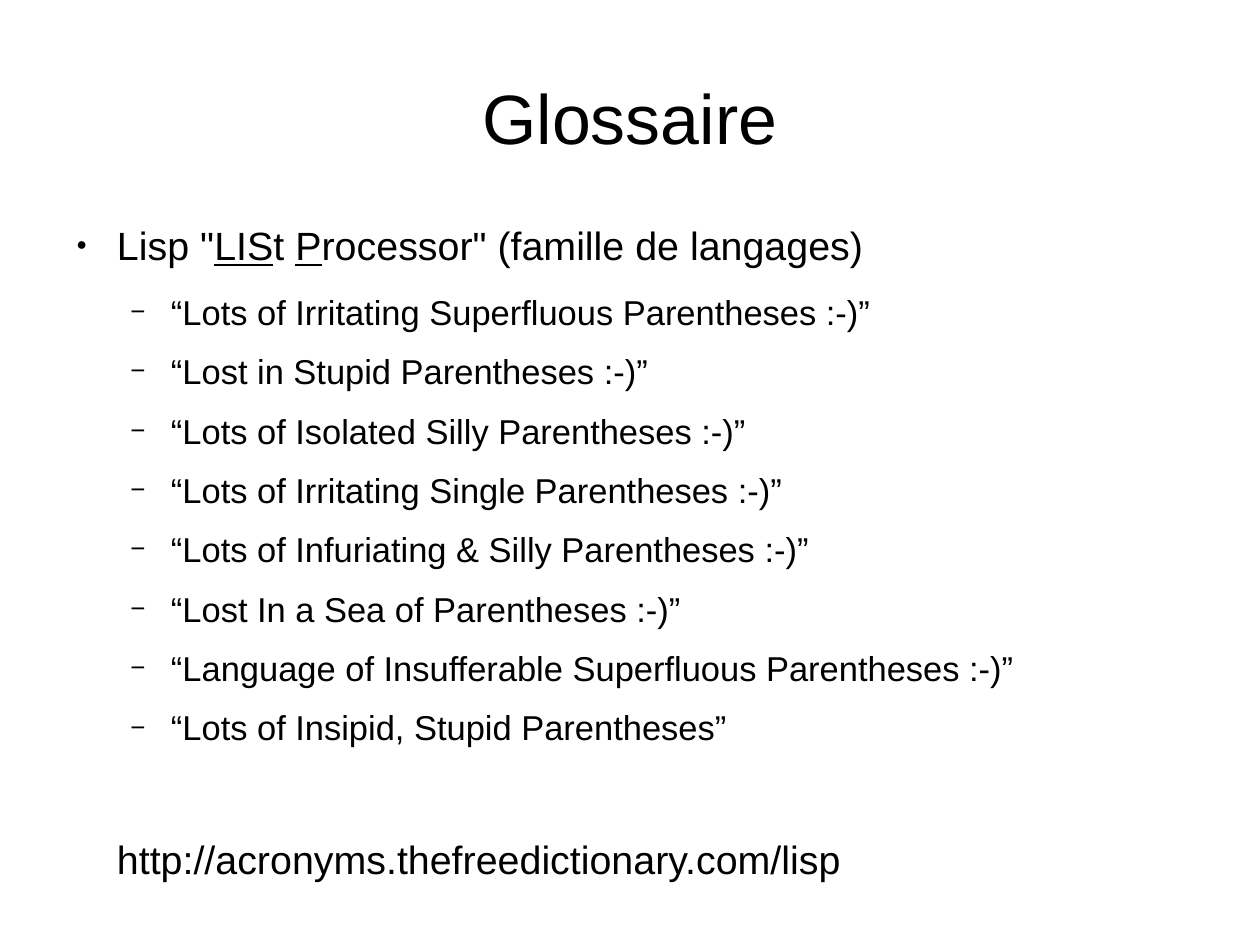
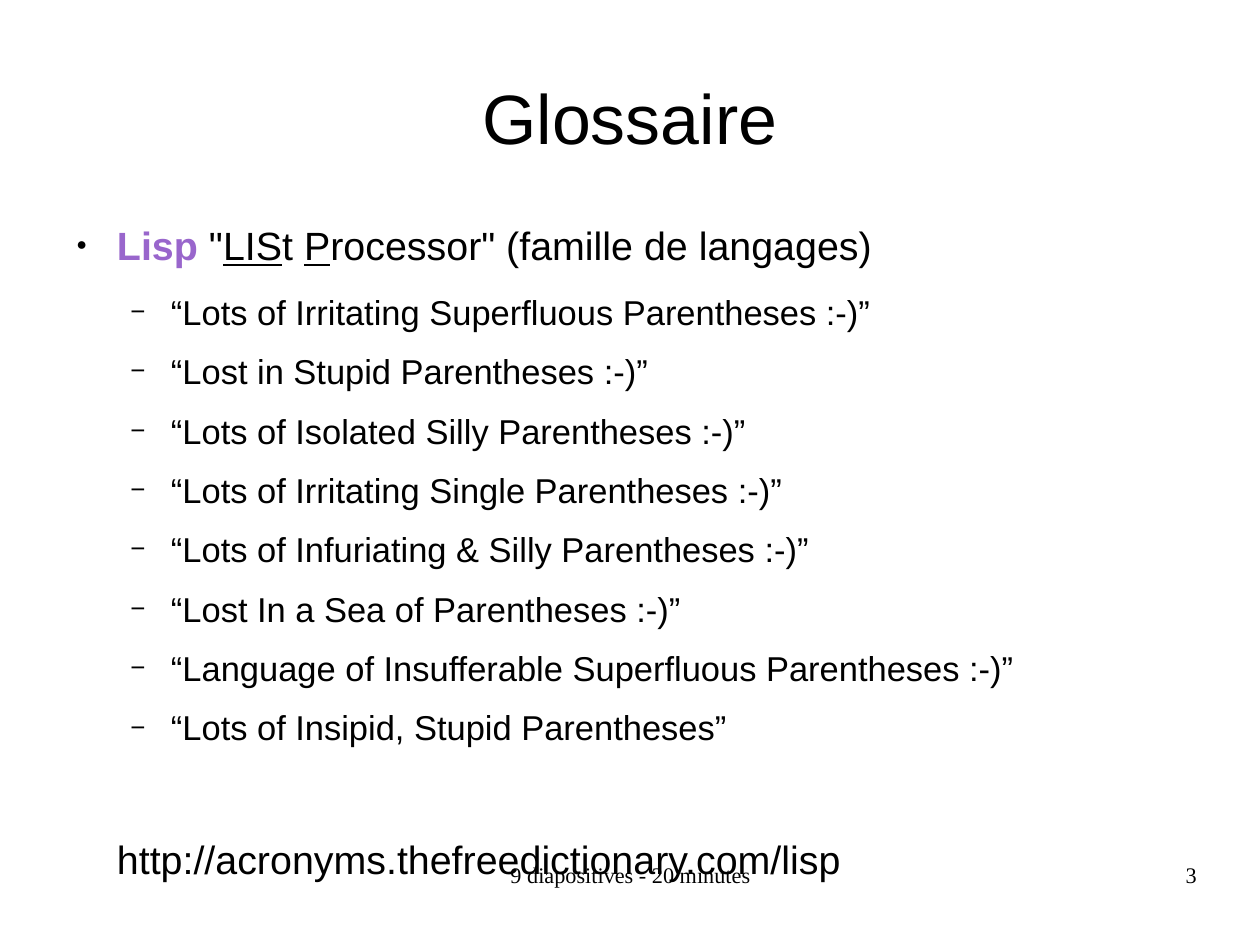
Before and after one commit to sebhtml/opencode.ca, a slide deck: slide 3 of 2016-03-29-XXIX/opencode-2016-03-29-sebhtml-dynamic-programming-lisp.odp. Drawn at 1260x945 pixels with LibreOffice and Linux fonts; fonts in the diff are those of the drawing. Boxes give left, top, right and bottom in pixels: in the first picture for what was removed or moved away, otherwise in the second. Text is boxed around its words. In the diff, an @@ line names an element or a change of style, - is before the commit and + after.

```diff
--- a/2016-03-29-XXIX/opencode-2016-03-29-sebhtml-dynamic-programming-lisp.odp
+++ b/2016-03-29-XXIX/opencode-2016-03-29-sebhtml-dynamic-programming-lisp.odp
@@ text at (x1=117, y1=231, x2=872, y2=268): text colour #000000 to #9966CC, bold on in "Lisp" @@
@@ text added at (x1=510, y1=865, x2=750, y2=888), 14 pt, text #000000 @@
+9 diapositives - 20 minutes
@@ page number added at (x1=1186, y1=868, x2=1197, y2=884), 14 pt, text #000000 @@
+3
```
Also in this commit, not shown: 8 other slides changed, 1 other file.
